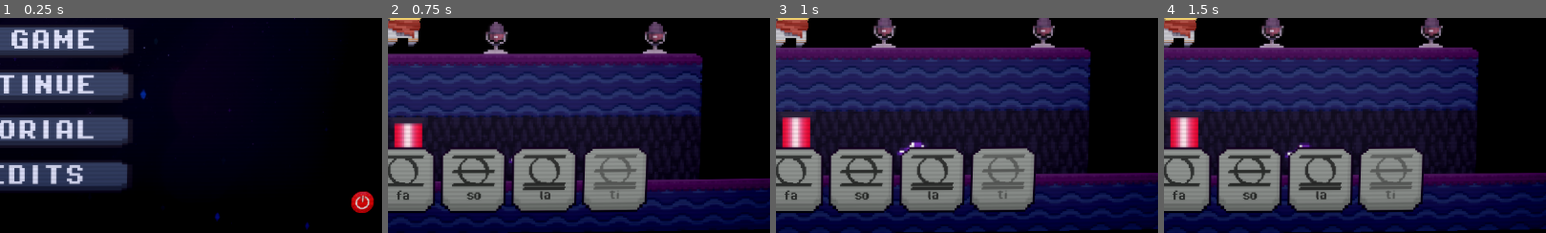
Above: before the commit, frames 1-4 (left to right).
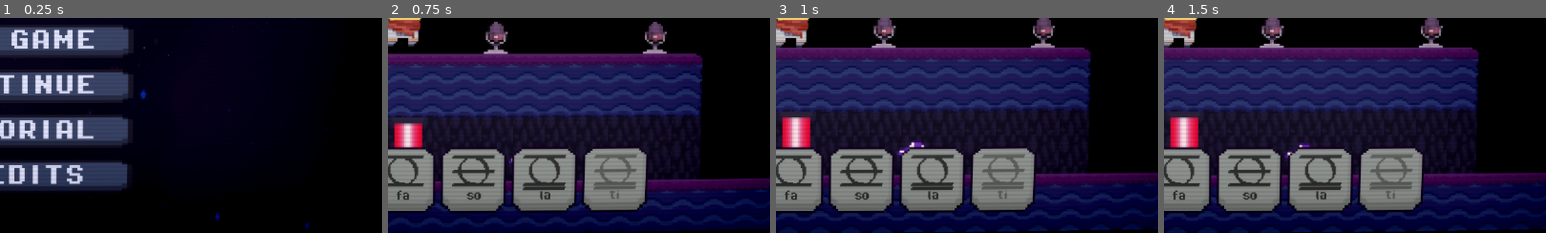
Above: after the commit, the same moments.

Repository: Washington99/musicplatformer
Game: Godot game, scene res://Scenes/main_menu.tscn
Two runs of this game, one before a commit and one after it. Both use one fixed random seed, a clock stepped at 60 frames per second and the inputs below. Sound files missing from this copy of the repository are replaced by a short silence.
Inputs:
- Up to frame 1 (0.25 s): no input
- Up to frame 2 (0.75 s): click "NEW GAME" at 0.5 s
- Up to frame 3 (1 s): no input
- Up to frame 4 (1.5 s): click "Do" at 1.25 s
The pictures show only the part of the screen within x 48-98%, y 50-100%; the shares and areas given below are measured in that part.

The runs differ from the first frame. In frame 1, 0.5% of the frame differs, in the area x 91-98%, y 80-91%; in frame 2, nothing differs; in frame 3, nothing differs; in frame 4, nothing differs.

Commit message:
Removed the quit button for the web version

Diff:
--- a/Scenes/main_menu.tscn
+++ b/Scenes/main_menu.tscn
@@ -1,12 +1,10 @@
-[gd_scene load_steps=21 format=3 uid="uid://5gk7oslgl8ts"]
+[gd_scene load_steps=18 format=3 uid="uid://5gk7oslgl8ts"]
 
 [ext_resource type="Script" path="res://Scripts/main_menu.gd" id="1_umgk5"]
 [ext_resource type="FontFile" uid="uid://ccxgcjdlyno7s" path="res://Assets/PixelOperator8-Bold.ttf" id="2_jv270"]
 [ext_resource type="Texture2D" uid="uid://duh7s68g8dijn" path="res://Assets/Background-2.png" id="3_b3apx"]
 [ext_resource type="Texture2D" uid="uid://daqt08bl87b64" path="res://Assets/title bg.png" id="3_uqkbj"]
 [ext_resource type="Theme" uid="uid://do86lmib33bjy" path="res://Assets/Button Theme.tres" id="4_1knc7"]
-[ext_resource type="Texture2D" uid="uid://dyl8cd3vvnw6c" path="res://Assets/power-button.png" id="7_ddq4v"]
-[ext_resource type="StyleBox" uid="uid://cqe6nhpsknrvo" path="res://Assets/quit-button.tres" id="8_tcgbi"]
 [ext_resource type="Texture2D" uid="uid://caik1se5nk20q" path="res://Assets/title.png" id="9_jupsl"]
 [ext_resource type="Shader" path="res://Assets/Shader/crt.gdshader" id="10_lnj0m"]
 [ext_resource type="Script" path="res://Scenes/Title.gd" id="10_shhoc"]
@@ -46,9 +44,6 @@
 width = 1
 height = 32
 fill_to = Vector2(0, 1)
-
-[sub_resource type="StyleBoxTexture" id="StyleBoxTexture_e1gjw"]
-texture = ExtResource("7_ddq4v")
 
 [sub_resource type="ShaderMaterial" id="ShaderMaterial_v5iw8"]
 shader = ExtResource("10_lnj0m")
@@ -155,17 +150,6 @@
 theme_override_font_sizes/font_size = 32
 text = "CREDITS"
 
-[node name="quit-button" type="Button" parent="."]
-layout_mode = 2
-offset_left = 1074.0
-offset_top = 573.0
-offset_right = 1144.0
-offset_bottom = 640.0
-theme_override_styles/focus = SubResource("StyleBoxTexture_e1gjw")
-theme_override_styles/hover = ExtResource("8_tcgbi")
-theme_override_styles/pressed = ExtResource("8_tcgbi")
-theme_override_styles/normal = ExtResource("8_tcgbi")
-
 [node name="Title" type="Sprite2D" parent="."]
 position = Vector2(580, 175)
 scale = Vector2(0.571, 0.571)
@@ -182,4 +166,3 @@
 [connection signal="pressed" from="buttons-container/continue-button" to="." method="_on_continue_pressed"]
 [connection signal="pressed" from="buttons-container/tutorial-button" to="." method="_on_tutorial_pressed"]
 [connection signal="pressed" from="buttons-container/credits-button" to="." method="_on_credits_pressed"]
-[connection signal="pressed" from="quit-button" to="." method="_on_quit_pressed"]
